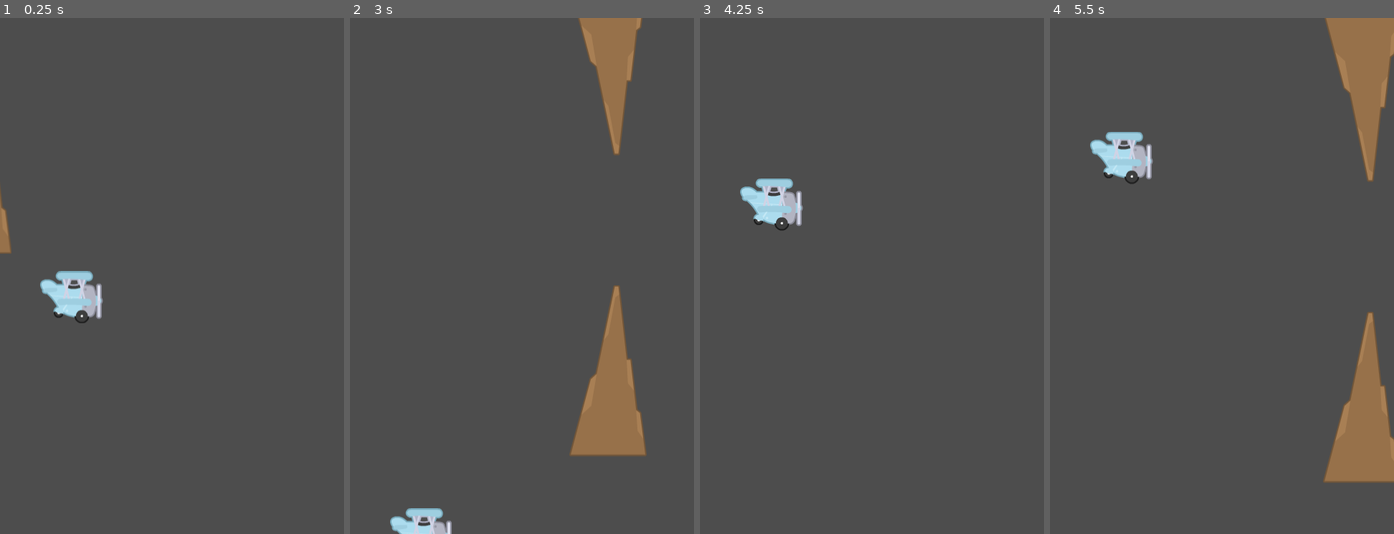
Above: before the commit, frames 1-4 (left to right).
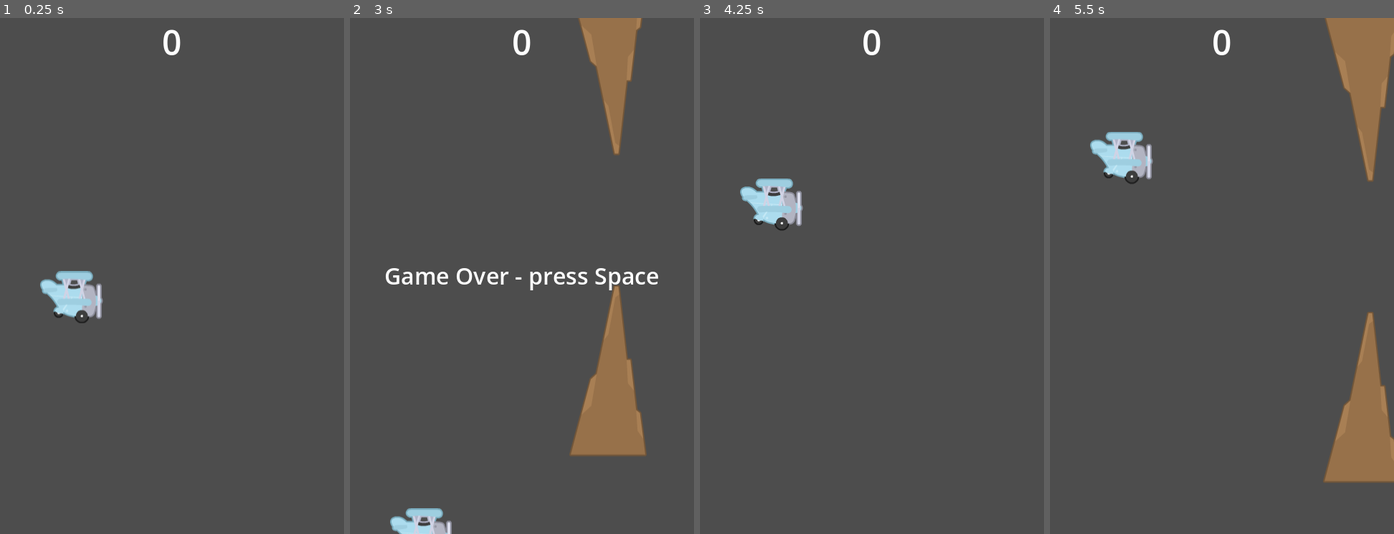
Above: after the commit, the same moments.

Repository: mrtk-gelo/GAMDES1_Marteja_Karl
Game: Godot game, scene res://main.tscn
Same seed, same stepped clock (60 frames per second), same inputs: the game is played once before the commit and once after it.
Inputs:
- Up to frame 1 (0.25 s): no input
- Up to frame 2 (3 s): tap Space (flap) at 0.77, 1.07, 1.52, 1.82 s
- Up to frame 3 (4.25 s): tap Space (flap) at 3.02, 3.32, 3.77, 4.07 s
- Up to frame 4 (5.5 s): tap Space (flap) at 4.52, 4.82 s

The runs differ from the first frame. In frame 1, 0.4% of the frame differs, in the area x 0-53%, y 2-46%; in frame 2, 1.1%, in the area x 10-90%, y 2-53%; in frame 3, 0.1%; in frame 4, 0.1%.

Commit message:
Part 5: HUD with score and game over text

Diff:
--- /dev/null
+++ b/flappy-bird/hud.gd
@@ -0,0 +1,9 @@
+extends CanvasLayer
+
+
+func update_score(score):
+	$ScoreLabel.text = str(score)
+
+
+func show_game_over():
+	$GameOverLabel.show()
--- /dev/null
+++ b/flappy-bird/hud.tscn
@@ -0,0 +1,27 @@
+[gd_scene format=3 uid="uid://l8qbqbdv6xx2"]
+
+[ext_resource type="Script" uid="uid://bbnrmwg8w6ni0" path="res://hud.gd" id="1_37p78"]
+
+[node name="HUD" type="CanvasLayer" unique_id=1230287148]
+script = ExtResource("1_37p78")
+
+[node name="ScoreLabel" type="Label" parent="." unique_id=1851684595]
+anchors_preset = 10
+anchor_right = 1.0
+offset_bottom = 23.0
+grow_horizontal = 2
+theme_override_font_sizes/font_size = 48
+text = "0"
+horizontal_alignment = 1
+
+[node name="GameOverLabel" type="Label" parent="." unique_id=1046838880]
+visible = false
+anchors_preset = 15
+anchor_right = 1.0
+anchor_bottom = 1.0
+grow_horizontal = 2
+grow_vertical = 2
+theme_override_font_sizes/font_size = 32
+text = "Game Over - press Space"
+horizontal_alignment = 1
+vertical_alignment = 1
--- a/flappy-bird/main.gd
+++ b/flappy-bird/main.gd
@@ -3,6 +3,7 @@
 var pipe_scene = preload("res://pipe_pair.tscn")
 var screen_size
 var game_over = false
+var score = 0 # NEW
 
 
 func _ready():
@@ -25,7 +26,15 @@
 	pipe.position = Vector2(screen_size.x + 50, randf_range(200, screen_size.y - 200))
 	pipe.add_to_group("pipes")
 	pipe.hit.connect(end_game)
+	pipe.scored.connect(add_score) # NEW
 	add_child(pipe)
+
+
+func add_score(): # NEW
+	if game_over:
+		return
+	score += 1
+	$HUD.update_score(score)
 
 
 func end_game():
@@ -35,3 +44,4 @@
 	$PipeTimer.stop()
 	$Player.set_physics_process(false)
 	get_tree().call_group("pipes", "set_process", false)
+	$HUD.show_game_over() # NEW
--- a/flappy-bird/main.tscn
+++ b/flappy-bird/main.tscn
@@ -2,7 +2,7 @@
 
 [ext_resource type="Script" uid="uid://dvc68n1cuoh1w" path="res://main.gd" id="1_0xm2m"]
 [ext_resource type="PackedScene" uid="uid://0p2sa5l3kvwq" path="res://player.tscn" id="2_h2yge"]
-[ext_resource type="PackedScene" uid="uid://bknfwfk8iua0a" path="res://pipe_pair.tscn" id="3_h2yge"]
+[ext_resource type="PackedScene" uid="uid://l8qbqbdv6xx2" path="res://hud.tscn" id="4_1bvp3"]
 
 [node name="Main" type="Node2D" unique_id=1879698042]
 script = ExtResource("1_0xm2m")
@@ -13,6 +13,6 @@
 wait_time = 1.7999999999999998
 autostart = true
 
-[node name="PipePair" parent="." unique_id=1767439320 instance=ExtResource("3_h2yge")]
+[node name="HUD" parent="." unique_id=1230287148 instance=ExtResource("4_1bvp3")]
 
 [connection signal="timeout" from="PipeTimer" to="." method="_on_pipe_timer_timeout"]
Not shown, added: flappy-bird/hud.gd.uid
Not shown, removed: flappy-bird/main.tscn2873329883.tmp
Not shown, removed: flappy-bird/main.tscn2953546936.tmp
